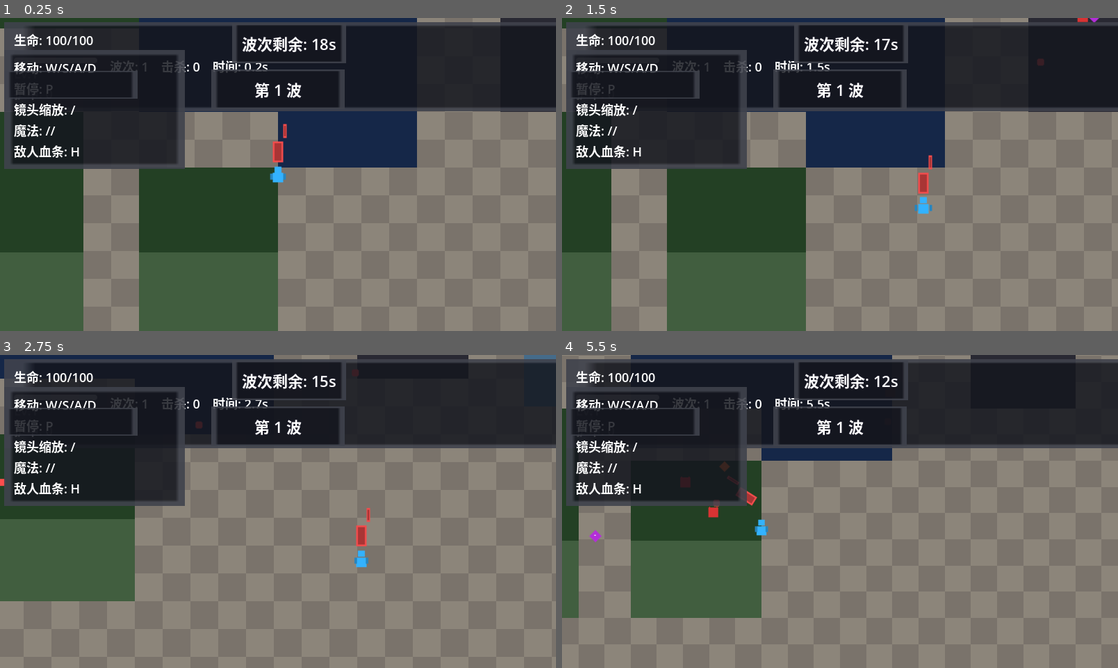
Above: before the commit, frames 1-4 (two rows, left to right).
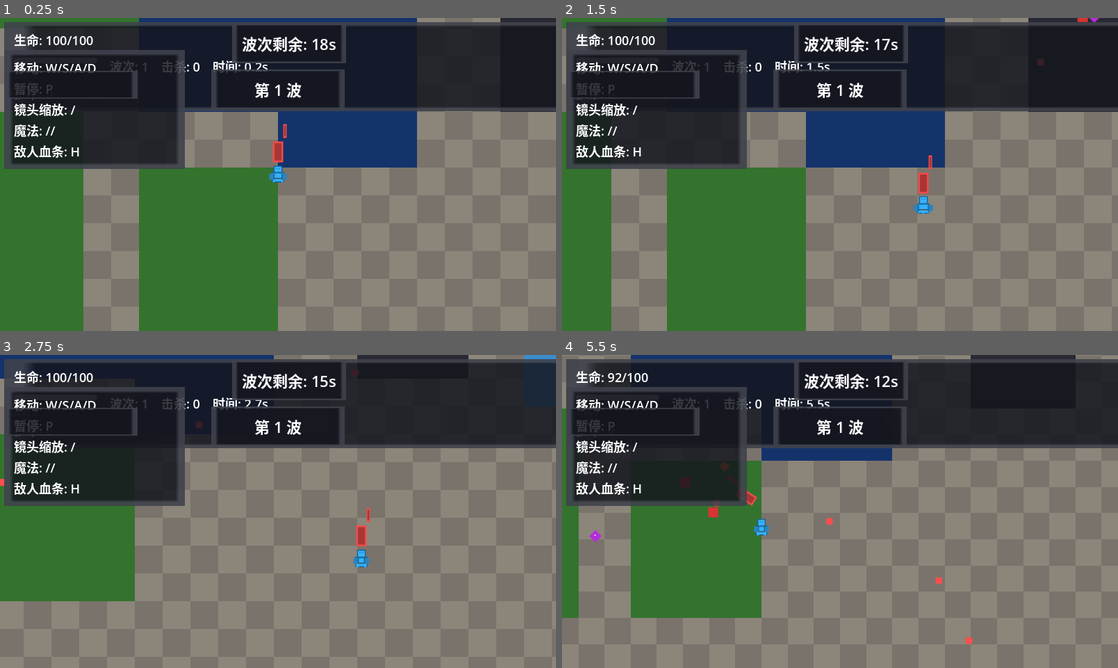
Above: after the commit, the same moments.

Repository: wanwenxin/godot-project-20260214
Game: Godot game, scene res://scenes/game.tscn
Two runs of this game, one before a commit and one after it. Both use one fixed random seed, a clock stepped at 60 frames per second and the inputs below. This scene is started directly instead of the project's main scene.
Inputs:
- Up to frame 1 (0.25 s): no input
- Up to frame 2 (1.5 s): tap Enter at 0.5 s; hold D (move_right) 0.53-1.28 s; tap = (camera_zoom_in) at 0.6 s; hold S (move_down) from 1.28 s (still down); tap - (camera_zoom_out) at 1.35 s
- Up to frame 3 (2.75 s): release S (move_down) at 2.03 s; hold D (move_right) from 2.03 s (still down); tap Q (cast_magic_1) at 2.1 s
- Up to frame 4 (5.5 s): release D (move_right) at 2.78 s; hold W (move_up) 2.78-3.53 s; tap one key every 0.75 s from 2.85 s: E (cast_magic_2) R (cast_magic_3) H (toggle_enemy_hp) = (camera_zoom_in); hold A (move_left) 3.53-5.03 s; hold S (move_down) from 5.03 s (still down)

The runs differ from the first frame. In frame 1, 16% of the frame differs, in the area x 0-75%, y 0-75%; in frame 2, 15%; in frame 3, 2.0%; in frame 4, 5.2%.

Commit message:
实现五项修改：新游戏初始 500 金币、图片非空白区域不透明、敌人子弹出界前不消失、玩家行走图增加细节、敌人死亡时播放差异化动画。

Diff:
--- a/scenes/enemies/enemy_aquatic.tscn
+++ b/scenes/enemies/enemy_aquatic.tscn
@@ -16,6 +16,7 @@
 speed = 95.0
 exp_value = 6
 contact_damage = 8
+enemy_type = 4
 
 [node name="CollisionShape2D" type="CollisionShape2D" parent="."]
 shape = SubResource("CircleShape2D_1")
--- a/scenes/enemies/enemy_boss.tscn
+++ b/scenes/enemies/enemy_boss.tscn
@@ -19,6 +19,7 @@
 exp_value = 50
 contact_damage = 18
 fire_rate = 1.0
+enemy_type = 3
 
 [node name="CollisionShape2D" type="CollisionShape2D" parent="."]
 shape = SubResource("CircleShape2D_1")
--- a/scenes/enemies/enemy_dasher.tscn
+++ b/scenes/enemies/enemy_dasher.tscn
@@ -16,6 +16,7 @@
 speed = 85.0
 exp_value = 10
 contact_damage = 14
+enemy_type = 5
 
 [node name="CollisionShape2D" type="CollisionShape2D" parent="."]
 shape = SubResource("CircleShape2D_1")
--- a/scenes/enemies/enemy_melee.tscn
+++ b/scenes/enemies/enemy_melee.tscn
@@ -16,6 +16,7 @@
 speed = 110.0
 exp_value = 5
 contact_damage = 10
+enemy_type = 0
 
 [node name="CollisionShape2D" type="CollisionShape2D" parent="."]
 shape = SubResource("CircleShape2D_1")
--- a/scenes/enemies/enemy_ranged.tscn
+++ b/scenes/enemies/enemy_ranged.tscn
@@ -19,6 +19,7 @@
 exp_value = 8
 contact_damage = 7
 fire_rate = 1.2
+enemy_type = 1
 
 [node name="CollisionShape2D" type="CollisionShape2D" parent="."]
 shape = SubResource("CircleShape2D_1")
--- a/scenes/enemies/enemy_tank.tscn
+++ b/scenes/enemies/enemy_tank.tscn
@@ -16,6 +16,7 @@
 contact_damage = 14
 texture_sheet = "res://assets/enemies/enemy_tank_sheet.png"
 texture_single = "res://assets/enemies/enemy_tank.png"
+enemy_type = 2
 
 [node name="CollisionShape2D" type="CollisionShape2D" parent="." unique_id=1191141860]
 shape = SubResource("CircleShape2D_1")
--- a/scripts/autoload/game_manager.gd
+++ b/scripts/autoload/game_manager.gd
@@ -136,8 +136,8 @@
 	# 新游戏前先落当前角色选择。
 	set_selected_character(character_id)
 	load_level_sequence_from_preset(selected_preset_id)
-	# 本局资源重置，避免跨局带入。
-	run_currency = 0
+	# 本局资源重置，避免跨局带入。新游戏默认 500 金币。
+	run_currency = 500
 	reset_run_experience()
 	reset_run_weapons()
 	get_tree().change_scene_to_file(SCENE_GAME)
@@ -146,7 +146,7 @@
 func continue_game() -> void:
 	# continue_game 当前语义是“沿用角色重新开一局”。
 	load_level_sequence_from_preset(selected_preset_id)
-	run_currency = 0
+	run_currency = 500
 	reset_run_experience()
 	reset_run_weapons()
 	get_tree().change_scene_to_file(SCENE_GAME)
--- a/scripts/bullet.gd
+++ b/scripts/bullet.gd
@@ -65,9 +65,26 @@
 func _process(delta: float) -> void:
 	# 简单直线弹道。
 	global_position += direction * speed * delta
-	life_time -= delta
-	if life_time <= 0.0:
-		queue_free()
+	if hit_player:
+		# 敌人子弹：出界前不消失，仅当超出可玩区域时销毁。
+		var bounds := _get_destroy_bounds()
+		if not bounds.has_point(global_position):
+			queue_free()
+	else:
+		# 玩家子弹：沿用 life_time 逻辑。
+		life_time -= delta
+		if life_time <= 0.0:
+			queue_free()
+
+
+## 获取子弹销毁边界：优先用游戏可玩区域，否则用视口加边距。
+func _get_destroy_bounds() -> Rect2:
+	var scene := get_tree().current_scene
+	if scene != null and scene.has_method("get_playable_bounds"):
+		return scene.get_playable_bounds()
+	var vp := get_viewport_rect()
+	var margin := 64.0
+	return Rect2(vp.position - Vector2(margin, margin), vp.size + Vector2(margin * 2.0, margin * 2.0))
 
 
 func _on_body_entered(body: Node) -> void:
--- a/scripts/enemy_aquatic.gd
+++ b/scripts/enemy_aquatic.gd
@@ -16,7 +16,7 @@
 
 func _ready() -> void:
 	super._ready()
-	set_enemy_texture(4)
+	set_enemy_texture(enemy_type)
 
 
 func _physics_process(delta: float) -> void:
--- a/scripts/enemy_base.gd
+++ b/scripts/enemy_base.gd
@@ -20,6 +20,8 @@
 @export var frame_size: Vector2i = Vector2i(18, 18)  # 每帧像素尺寸
 @export var sheet_columns: int = 8  # 精灵图列数（8 方向）
 @export var sheet_rows: int = 3  # 精灵图行数（站立、行走1、行走2）
+# 敌人类型：0=melee, 1=ranged, 2=tank, 3=boss, 4=aquatic, 5=dasher，用于死亡动画与 PixelGenerator 回退
+@export var enemy_type: int = 0
 
 var current_health := 25
 var player_ref: Node2D
@@ -37,6 +39,7 @@
 var _knockback_velocity := Vector2.ZERO
 var _out_of_water_cd := 0.0  # 离水伤害 CD
 var _last_direction_index := 0  # 8 方向索引
+var _is_dying := false  # 死亡动画播放中，防重入
 
 
 func is_water_only() -> bool:
@@ -129,9 +132,71 @@
 func take_damage(amount: int, _elemental: String = "") -> void:
 	current_health -= amount
 	_refresh_health_bar()
-	if current_health <= 0:
-		emit_signal("died", self)
-		queue_free()
+	if current_health <= 0 and not _is_dying:
+		_is_dying = true
+		_begin_death_sequence()
+
+
+## 死亡流程：禁用碰撞与移动，播放差异化死亡动画，结束后发出 died 并销毁。
+func _begin_death_sequence() -> void:
+	set_physics_process(false)
+	set_process(false)
+	collision_layer = 0
+	collision_mask = 0
+	velocity = Vector2.ZERO
+	if hurt_area:
+		hurt_area.collision_layer = 0
+		hurt_area.collision_mask = 0
+	if _health_bar:
+		_health_bar.visible = false
+	_play_death_animation()
+
+
+## 按 enemy_type 播放不同死亡动画，动画结束后 emit died 并 queue_free。
+func _play_death_animation() -> void:
+	if not sprite:
+		_finish_death()
+		return
+	var dur := 0.25
+	var tween := create_tween()
+	tween.set_parallel(true)
+	match enemy_type:
+		0:  # melee：红色闪灭 + 快速缩小
+			sprite.modulate = Color(1.2, 0.3, 0.3)
+			tween.tween_property(sprite, "modulate", Color(0.8, 0.2, 0.2, 0.0), dur)
+			tween.tween_property(sprite, "scale", Vector2(0.1, 0.1), dur)
+		1:  # ranged：紫色淡出 + 轻微旋转
+			tween.tween_property(sprite, "modulate", Color(0.7, 0.2, 0.9, 0.0), dur)
+			tween.tween_property(sprite, "rotation", TAU * 0.25, dur)
+		2:  # tank：绿色碎裂感（放大后缩小 + 淡出）
+			tween.tween_property(sprite, "scale", Vector2(1.3, 1.3), dur * 0.4)
+			var ch := tween.chain()
+			ch.set_parallel(true)
+			ch.tween_property(sprite, "scale", Vector2(0.2, 0.2), dur * 0.6)
+			ch.tween_property(sprite, "modulate", Color(0.2, 0.65, 0.25, 0.0), dur * 0.6)
+		3:  # boss：红色爆炸感（先放大再缩小 + 闪白）
+			sprite.modulate = Color(1.5, 1.5, 1.5)
+			tween.tween_property(sprite, "scale", Vector2(1.5, 1.5), dur * 0.35)
+			var ch_boss := tween.chain()
+			ch_boss.set_parallel(true)
+			ch_boss.tween_property(sprite, "modulate", Color(1.0, 0.2, 0.2, 0.0), dur * 0.65)
+			ch_boss.tween_property(sprite, "scale", Vector2(0.2, 0.2), dur * 0.65)
+		4:  # aquatic：青色水花散开（缩放 + 淡出）
+			tween.tween_property(sprite, "scale", Vector2(1.2, 1.2), dur)
+			tween.parallel().tween_property(sprite, "modulate", Color(0.2, 0.8, 0.9, 0.0), dur)
+		5:  # dasher：橙色拖尾淡出（水平拉伸 + 淡出）
+			tween.tween_property(sprite, "scale", Vector2(1.8, 0.4), dur)
+			tween.parallel().tween_property(sprite, "modulate", Color(1.0, 0.5, 0.2, 0.0), dur)
+		_:  # 默认：淡出 + 缩小
+			tween.tween_property(sprite, "modulate", Color(1.0, 1.0, 1.0, 0.0), dur)
+			tween.parallel().tween_property(sprite, "scale", Vector2(0.2, 0.2), dur)
+	tween.set_parallel(false)
+	tween.tween_callback(_finish_death)
+
+
+func _finish_death() -> void:
+	emit_signal("died", self)
+	queue_free()
 
 
 func _move_towards_player(_delta: float, move_scale: float = 1.0) -> void:
--- a/scripts/enemy_boss.gd
+++ b/scripts/enemy_boss.gd
@@ -10,7 +10,7 @@
 	super._ready()
 	# Boss：高血量并拥有三连发扇形攻击。
 	add_to_group("boss")
-	set_enemy_texture(3)
+	set_enemy_texture(enemy_type)
 
 
 func _physics_process(delta: float) -> void:
--- a/scripts/enemy_dasher.gd
+++ b/scripts/enemy_dasher.gd
@@ -19,7 +19,7 @@
 
 func _ready() -> void:
 	super._ready()
-	set_enemy_texture(5)
+	set_enemy_texture(enemy_type)
 
 
 func _physics_process(delta: float) -> void:
--- a/scripts/enemy_melee.gd
+++ b/scripts/enemy_melee.gd
@@ -4,7 +4,7 @@
 func _ready() -> void:
 	super._ready()
 	# 近战敌人外观：红色方块风格。
-	set_enemy_texture(0)
+	set_enemy_texture(enemy_type)
 
 
 func _physics_process(delta: float) -> void:
--- a/scripts/enemy_ranged.gd
+++ b/scripts/enemy_ranged.gd
@@ -13,7 +13,7 @@
 func _ready() -> void:
 	super._ready()
 	# 远程敌人外观：紫色菱形风格。
-	set_enemy_texture(1)
+	set_enemy_texture(enemy_type)
 
 
 func _physics_process(delta: float) -> void:
--- a/scripts/enemy_tank.gd
+++ b/scripts/enemy_tank.gd
@@ -4,7 +4,7 @@
 func _ready() -> void:
 	super._ready()
 	# 坦克敌人：耐久高、移动慢、接触伤害高。
-	set_enemy_texture(2)
+	set_enemy_texture(enemy_type)
 
 
 func _physics_process(delta: float) -> void:
Binary file changed: assets/characters/player_scheme_0.png
Binary file changed: assets/characters/player_scheme_0_sheet.png
Binary file changed: assets/characters/player_scheme_1.png
Binary file changed: assets/characters/player_scheme_1_sheet.png
Binary file changed: assets/terrain/deep_water.png
Binary file changed: assets/terrain/grass.png
Binary file changed: assets/terrain/shallow_water.png
Binary file changed: assets/terrain/terrain_atlas.png
Not shown, changed: .cursor/rules/godot-assets.mdc
Not shown, changed: docs/DEVELOPER_GUIDE.md
